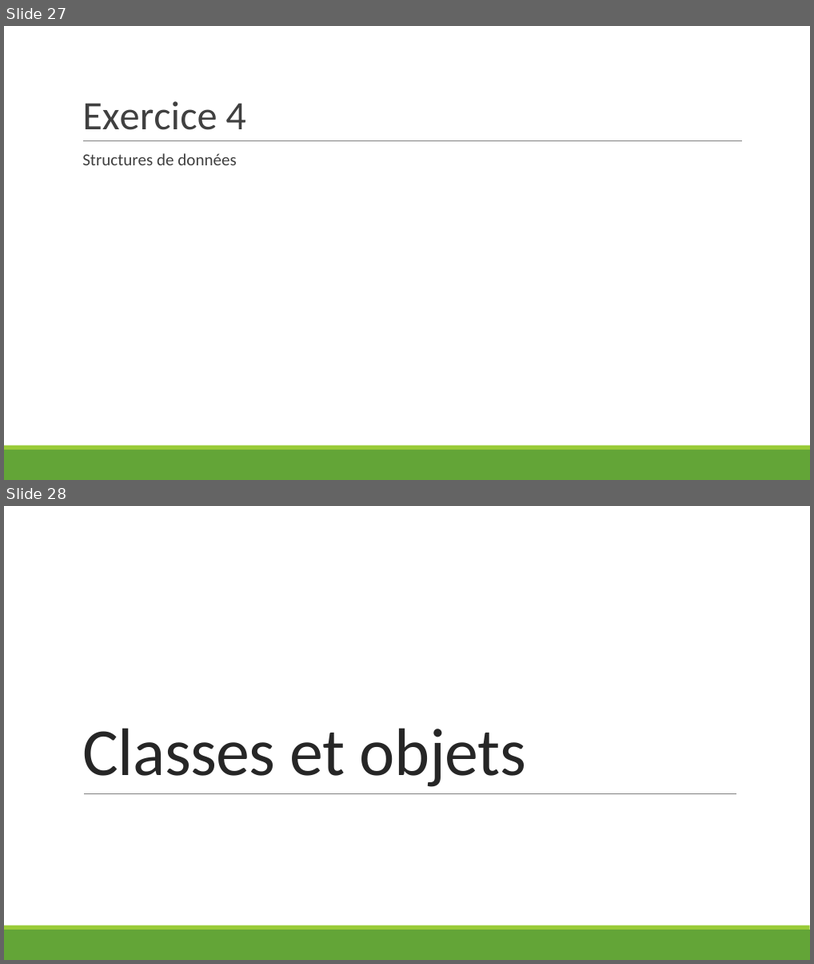
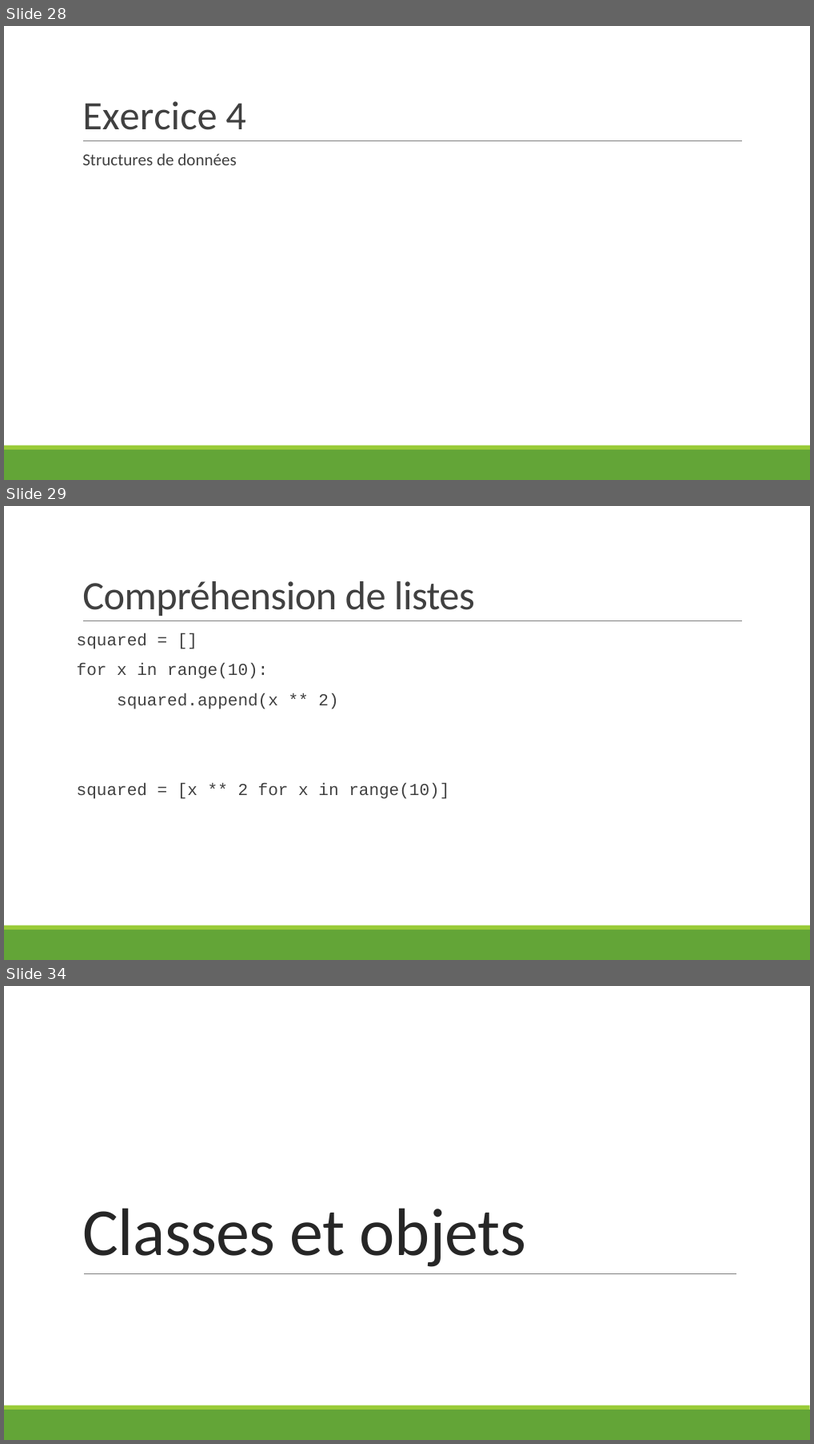
Before and after one commit to hermes-python-201910/courseware, a slide deck: slides.pptx. Shown one above the other, each under a label of ours: slides 27 and 28 before the commit, slides 28, 29 and 34 after it; the slides between them are not shown. The pictures are 814x964 and 814x1444 pixels, drawn with LibreOffice and Linux fonts; fonts in the diff are those of the drawing. Boxes give left, top, right and bottom in pixels: in the first picture for what was removed or moved away, otherwise in the second. Text is boxed around its words. In the diff, an @@ line names an element or a change of style, - is before the commit and + after.

```diff
--- a/slides.pptx
+++ b/slides.pptx
@@ slide 29 added at [4, 506, 810, 960], background #FFFFFF; not listed: 3 template elements that a slide beside it also shows @@
@@ title added at [82, 581, 475, 616], 48 pt, text #404040 @@
+Compréhension de listes
@@ text added at [77, 633, 450, 799], 20 pt, text #404040 @@
+squared = []
+for x in range(10):
+squared.append(x ** 2)
+squared = [x ** 2 for x in range(10)]
@@ what was slide 27 is now slide 28 @@
@@ what was slide 28 is now slide 34 @@
```
Also in this commit, not shown: 5 other slides added.
